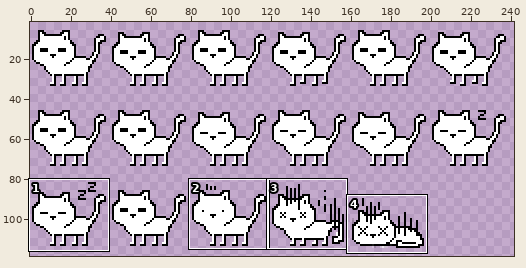
One commit to this sprite sheet: Assets/Sprites/cattmplt.png. The first picture is a wide view before the edit; the outline marks the close-up.
Close-up. Before the commit:
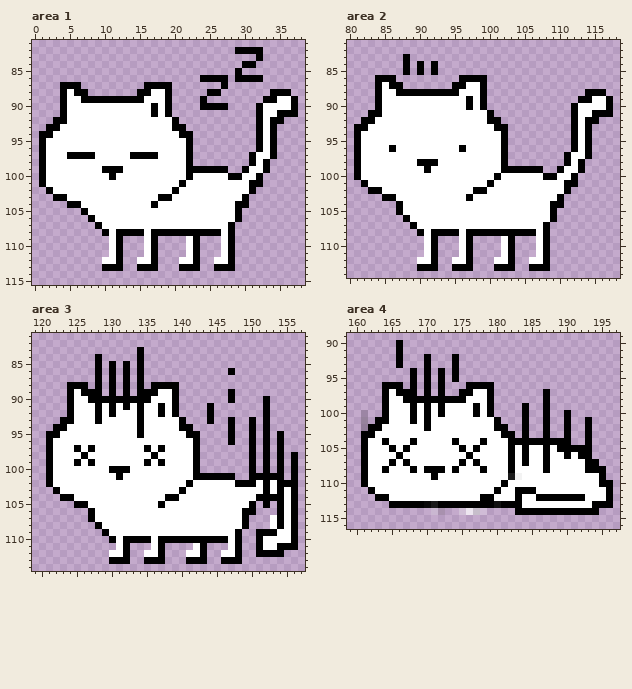
The file is 256x128 pixels. Pixels under 10% opacity are left out. Colours within 5 levels of each other are drawn and written as one. Shown: area 1: x 0..38, y 81..115; area 2: x 80..118, y 81..114; area 3: x 119..157, y 81..114; area 4: x 159..197, y 89..116. The wide view leaves out empty margins. The commit also changed other parts of the picture, which this record leaves out.
Once edited:
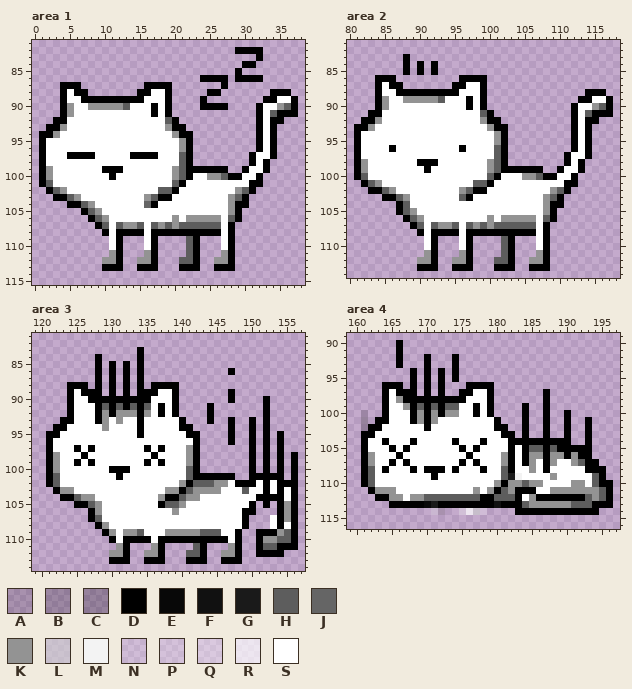
Palette (. is transparent): A #00000025  B #00000034  C #0000003c  D #000000  E #060606fc  F #111111  G #1a1a1a  H #5d5d5d  J #656565  K #939393  L #d0d0d0a8  M #f3f3f3  N #ffffff35  P #ffffff45  Q #ffffff5e  R #ffffffb3  S #ffffff
Edits made:
Changed rows in their new state; - is an unchanged pixel.
Area 1:
first column x 2:
 90 ---K--KKKKKH---------------------KH
 91 ---K----------------------------H--
 92 -----------------H-----------------
 93 --K--------------K-----------------
 94 -K----------------K----------------
 95 -------------------K---------------
 96 -------------------K---------------
 97 -------------------H---------------
 98 -------------------H---------------
 99 K-----------------KH---------------
100 K-----------------KH---KKH---------
101 H-----------------H----------------
102 -HK-------------HH---------KH------
103 ---HK---------KH----------KH-------
104 -----HK-------J-----------K--------
105 ------HK------------------K--------
106 -------HK---------K-KKKKK-H--------
107 --------H-HKKH-HKHKHHHHHH----------
109 --------------------H--------------
110 --------------------H--------------
111 ---------K----K-----H----K---------
112 --------KK---KK----HH---KK---------
Area 2:
first column x 82:
 89 ---K--KKKKKH-----------------------
 90 ---K-----------------------------KH
 91 -----------------H--------------H--
 92 --K--------------K-----------------
 93 -K----------------K----------------
 94 -------------------K---------------
 95 -------------------K---------------
 96 -------------------H---------------
 97 -------------------H---------------
 98 K-----------------KH---------------
 99 K-----------------KH---------------
100 H-----------------H----KKH---------
101 -HK-------------HH-----------------
102 ---HK---------KH-----------KH------
103 -----HK-------H-----------KH-------
104 ------H-------------------K--------
105 ------HK------------------K--------
106 -------HK---------K-KKKKK-H--------
107 --------H-HKKH-HKHKHHHHHH----------
109 --------------------H--------------
110 --------------------H--------------
111 ---------K----K-----H----K---------
112 --------KK---KK----HH---KK---------
Area 3:
first column x 122:
 91 -------H-H-H-H--------------------
 92 -------K-KKK-K--------------------
 93 -------K-K------------------------
 94 -------K--------------------------
 97 -------------------K--------------
 98 K------------------K--------------
 99 K------------------K--------------
100 K------------------H--------------
101 H------------------H--------------
102 H-----------------K-HHHKK---------
103 -KK-------------KK-HKKKK---H------
104 ---HKK---------K--HKK-------------
105 -----HK---------HHK--------------K
106 ------K----------K---------------K
107 ------H--------------------------K
108 -------K--------------------------
109 --------K-KKH---KKKKKHHH--------KH
110 ------------------------------KKHH
111 ---------K----K-----H----K----HH--
112 --------KK---KK----HH---KK--------
Area 4:
first column x 166:
 98 K--------
 99 -K-H-H-HH
100 ---K-K-KK
101 ---K-K---
first column x 162:
105 -----------------------HH-H-------
106 K------------------K---KK-KK-K----
107 K------------------K---K--K--KH---
108 H------------------H---K----------
109 H------------------H------K-----H-
110 H-----------------K-KKHKK----KK-H-
111 -KKK-----------K-K-HK-----KKKKKKKH
112 ---KK-KKHHHHHHHH--HHH--K-------HKH
113 ----------------------HKKKKKKHHH--
